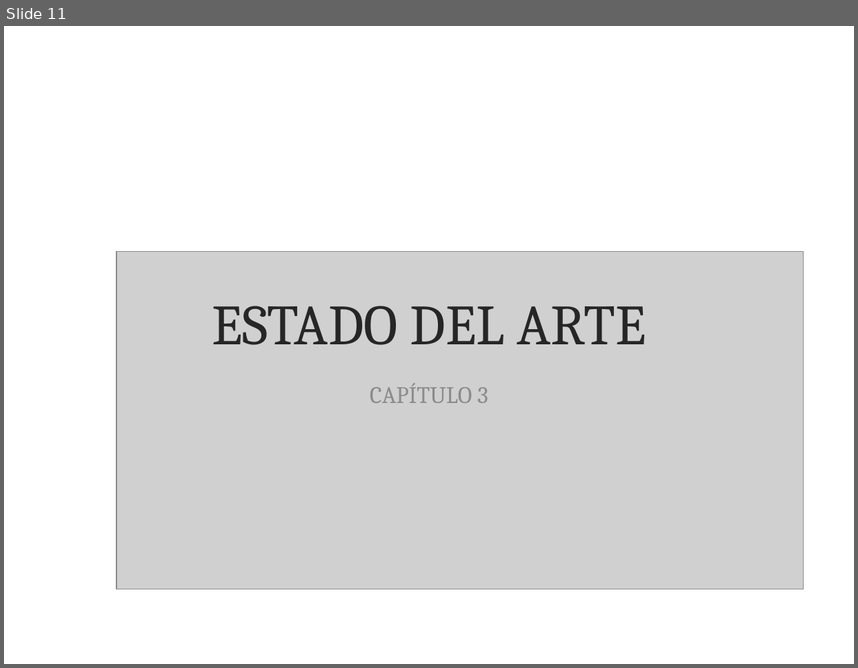
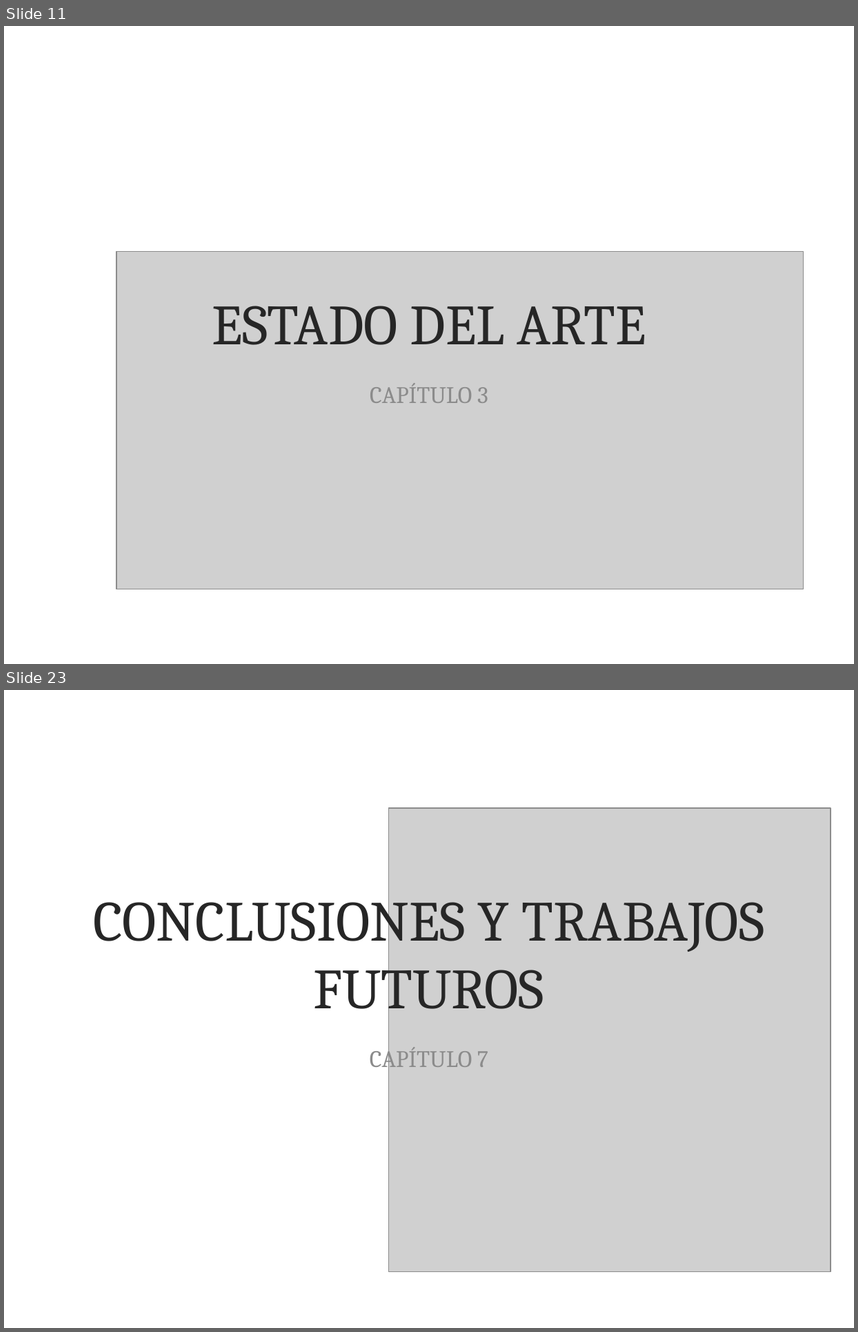
Before and after one commit to leiparov/TesisJigsaw, a slide deck: tesis.pptx. Shown one above the other, each under a label of ours: slide 11 before the commit, slides 11 and 23 after it; the slides between them are not shown. The pictures are 858x668 and 858x1332 pixels, drawn with LibreOffice and Linux fonts; fonts in the diff are those of the drawing; grey boxes stand for pictures; background and template pictures are left out. Boxes give left, top, right and bottom in pixels: in the first picture for what was removed or moved away, otherwise in the second. Text is boxed around its words. In the diff, an @@ line names an element or a change of style, - is before the commit and + after.

```diff
--- a/tesis.pptx
+++ b/tesis.pptx
@@ slide 23 added at <box>4,690,854,1328</box>, background picture (left out) @@
@@ picture added at <box>389,808,831,1272</box> @@
@@ title added at <box>93,888,765,1021</box>, 48 pt, text #262626 @@
+CONCLUSIONES Y TRABAJOS FUTUROS
@@ text added at <box>370,1045,488,1072</box>, 20 pt, text #8C8C8C @@
+CAPÍTULO 7
```
Also in this commit, not shown: 4 slides changed, 10 other slides added, 1 slide removed, 3 other files.
